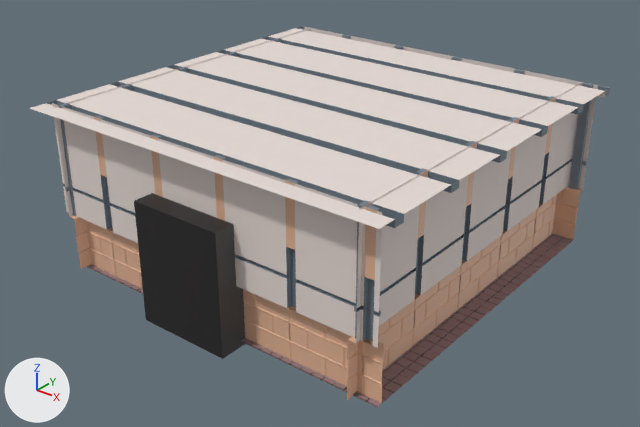
Before and after pictures for a commit that changed the Blender file scenes/shop/shop_background.blend.
One viewpoint serves both versions: a camera (50 mm lens) standing at (17.7, -22.64, 15.5) and looking at (0.18, -0.74, 1.92). The axes (+X, +Y, +Z) are drawn at lower left. The lights are the same throughout. The older version comes first.

Names of what the first picture shows: 'ceiling', 'door-col', 'wall-col', 'wall.001-col', 'wall.002-col', 'wall.004-col', 'wall.006-col', 'wall.010-col', 'wall.011-col', 'wall.012-col', 'wall.013-col', 'wall.014-col' and 23 more.
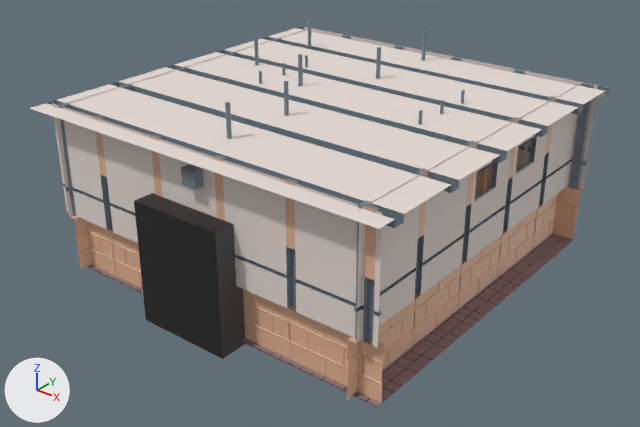
Edits to the bpy script that builds the scene:
```text
Add mat_light_source:
    mat_light_source = principled_material('Light source')
    mat_light_source.base_color = (1.0, 1.0, 1.0)  # white #ffffff
    mat_light_source.roughness = 1.0
    mat_light_source.transmission_weight = 10.0
    mat_light_source.emission_strength = 20.0
Add me_plane_005:
    me_plane_005.from_pydata(...)  # 253 vertices, 222 faces; spans x -1.33..1.33, y -1.0..5.0, z -0.03..0.25
    # faces by material slot: [130, 67, 25]
    me_plane_005.materials.append(mat_brick_wall)  # beige #e4b597
    me_plane_005.materials.append(mat_metal)  # grey #9aa5af
    me_plane_005.materials.append(mat_wall_white)  # white #e7dbd6
Add me_cube_004:
    me_cube_004.from_pydata(...)  # 508 vertices, 296 faces; spans x -34.2..1.5, y -33.9..36.4, z -1.5..9.4
    me_cube_004.materials.append(mat_metal)  # grey #9aa5af
Add me_cube_003:
    me_cube_003.from_pydata(...)  # 208 vertices, 116 faces; spans x -0.25..0.25, y -0.74..3.02, z 4.76..6.37
    # faces by material slot: [115, 1]
    me_cube_003.materials.append(mat_metal)  # grey #9aa5af
    me_cube_003.materials.append(mat_light_source)  # white #ffffff, glowing white #ffffff
Change ob_wall_012_col:
    ob_wall_012_col: bpy.data.objects.new('wall.012-col', me_plane) -> bpy.data.objects.new('wall.012-col', me_plane_005)
Change ob_wall_013_col:
    ob_wall_013_col: bpy.data.objects.new('wall.013-col', me_plane) -> bpy.data.objects.new('wall.013-col', me_plane_005)
Add ob_ventilation_pipes:
    ob_ventilation_pipes = bpy.data.objects.new('ventilation_pipes', me_cube_004)
    ob_ventilation_pipes.location = (0.0, 0.0, 5.21)
    ob_ventilation_pipes.scale = (0.195, 0.195, 0.195)
Add ob_lamp_001:
    ob_lamp_001 = bpy.data.objects.new('lamp.001', me_cube_003)
    ob_lamp_001.location = (3.79, -0.15, 0.0)
Add ob_lamp:
    ob_lamp = bpy.data.objects.new('lamp', me_cube_003)
    ob_lamp.location = (-2.9, -0.15, 0.0)
```

Where the change shows, as pixel boxes [x1, y1, x2, y2] in the pictures (640 x 427 px):
'wall.013-col', reshaped: [447, 123, 511, 318] in both
'wall.012-col', reshaped: [488, 101, 549, 285] in both
'ventilation_pipes', added: after [181, 19, 427, 190]
'lamp.001', added: after [418, 90, 465, 125]
'lamp', added: after [259, 55, 308, 84]
